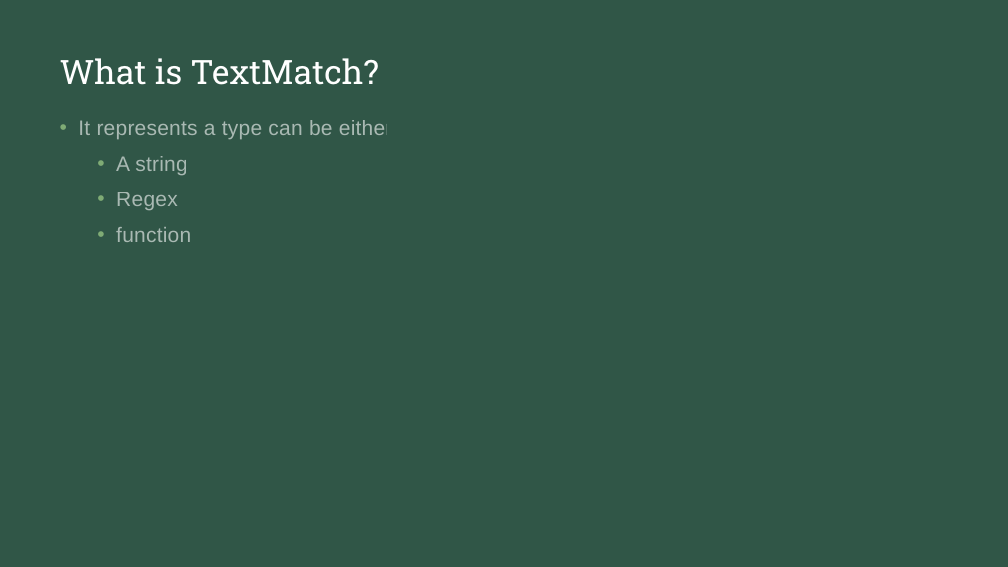
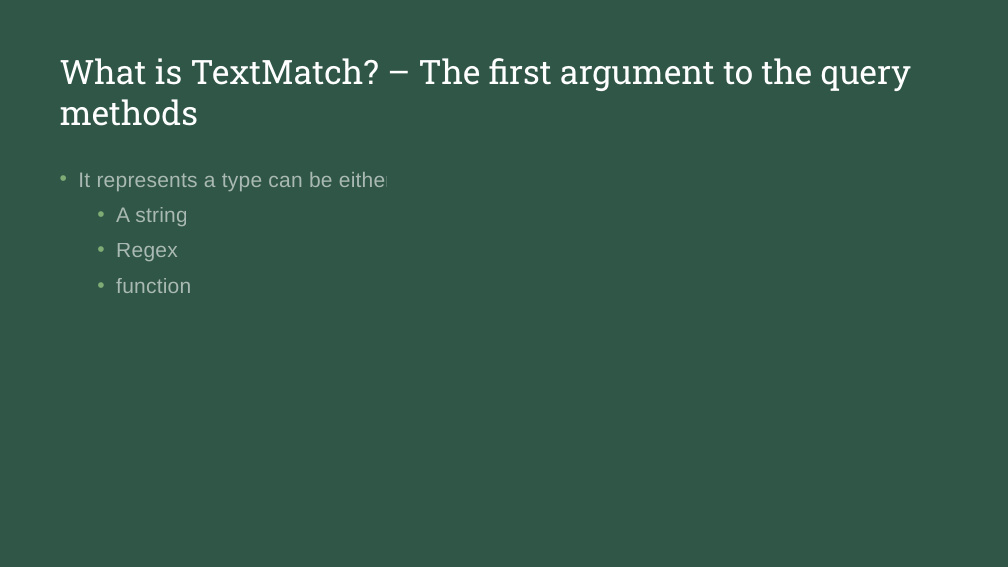
Before and after one commit to natiquekeyin/spring2023, a slide deck: slide 20 of JavaScript/Week12/Week12.pptx. Drawn at 1008x567 pixels with LibreOffice and Linux fonts; fonts in the diff are those of the drawing. Boxes give left, top, right and bottom in pixels: in the first picture for what was removed or moved away, otherwise in the second. Text is boxed around its words. In the diff, an @@ line names an element or a change of style, - is before the commit and + after.

```diff
--- a/JavaScript/Week12/Week12.pptx
+++ b/JavaScript/Week12/Week12.pptx
@@ title at box(60, 58, 911, 126): text changed @@
-What is TextMatch?
+What is TextMatch? – The first argument to the query methods
@@ text "It represents a type can ...": place and size @@
-text "It represents a type can ..." at box(78, 120, 393, 242)
+text "It represents a type can ..." at box(78, 172, 393, 293)
```
Also in this commit, not shown: 1 other slide changed, 13 slides added, 7 other files.
